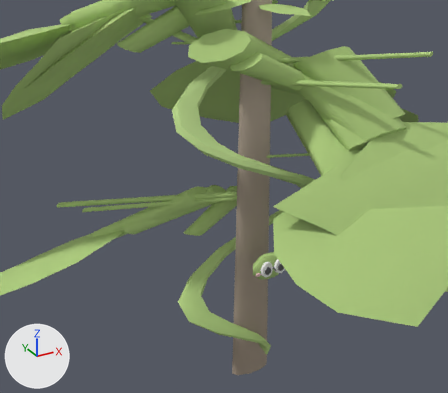
What one commit did to the glTF model web-forest/public/model/species/centrosema-pubescens.glb.
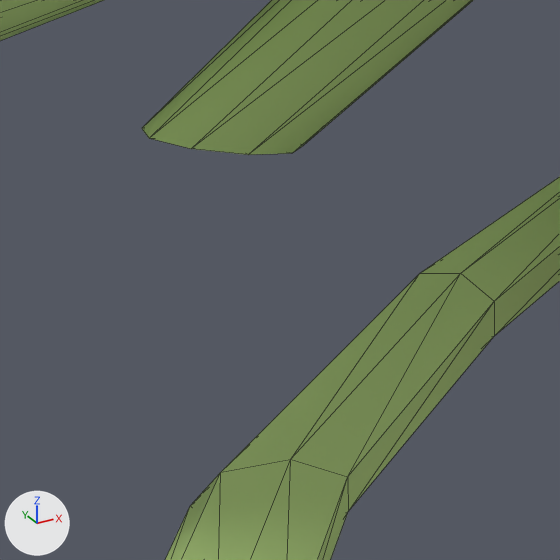
Each version is shown from a 50 mm lens placed at (-0.592, -0.975, 1.002), pointed at (0.014, 0.126, 0.451), then close up on the part from 37% to 52% of the width and 55% to 72% of the height. The axes (+X, +Y, +Z) are drawn at lower left. The lights are the same throughout. The last two pictures show the newer version. The close-ups show mesh edges as thin lines. Where no turn or scale is listed for an object, it has been applied to the vertices. Vertices at exactly the same position are counted once.

Objects in the first close-up: 'climber', 'p1', 'p2'.
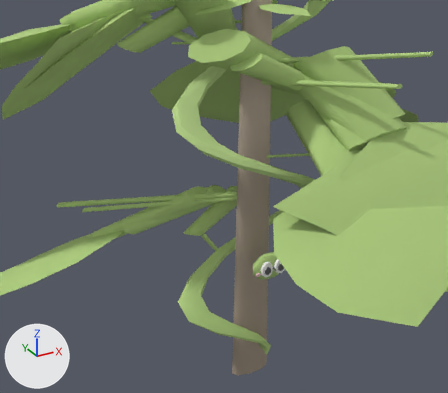
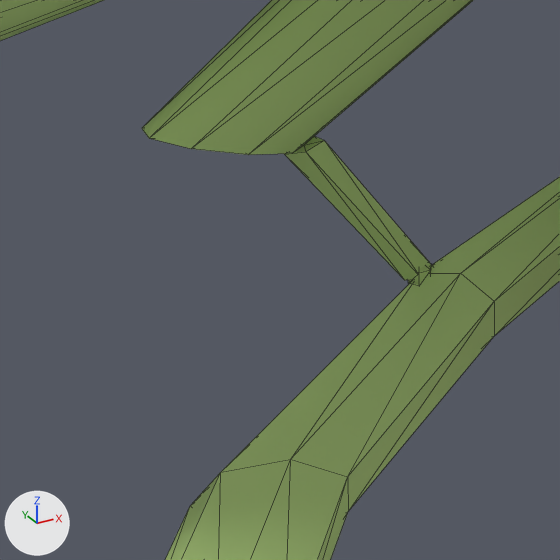
Pixel boxes (x1, y1, x2, y2) of what changed, in the close-ups (560 x 560 px):
'p2', reshaped: before (142, 0, 473, 155); after (142, 0, 473, 284)
part 1 of me_mesh_3, added: after (408, 266, 431, 284)
part 2 of me_mesh_3, added (green): after (285, 136, 433, 280)

The change in detail:
me_mesh_3 is used by ob_p2; location (0.0519, 0.065, 0.4605).
me_mesh_3 had 40 vertices, 72 faces and spanned x -0.139..0.042, y -0.001..0.076, z -0.088..0.009.
me_mesh_3 now has 65 vertices, 116 faces and spans x -0.139..0.042, y -0.001..0.076, z -0.145..0.009.
me_mesh_3 part 1: a new loose piece, a UV sphere (6 segments, 3 rings, poles along z) spanning x -0.0585..-0.0514, y 0.0624..0.0685, z -0.1446..-0.1364, in mat_flat.
Part 2, on me_mesh_3:
11 vertices are added at x -0.1..-0.05, y 0.054..0.067, z -0.141..-0.087.
20 new faces join them.
